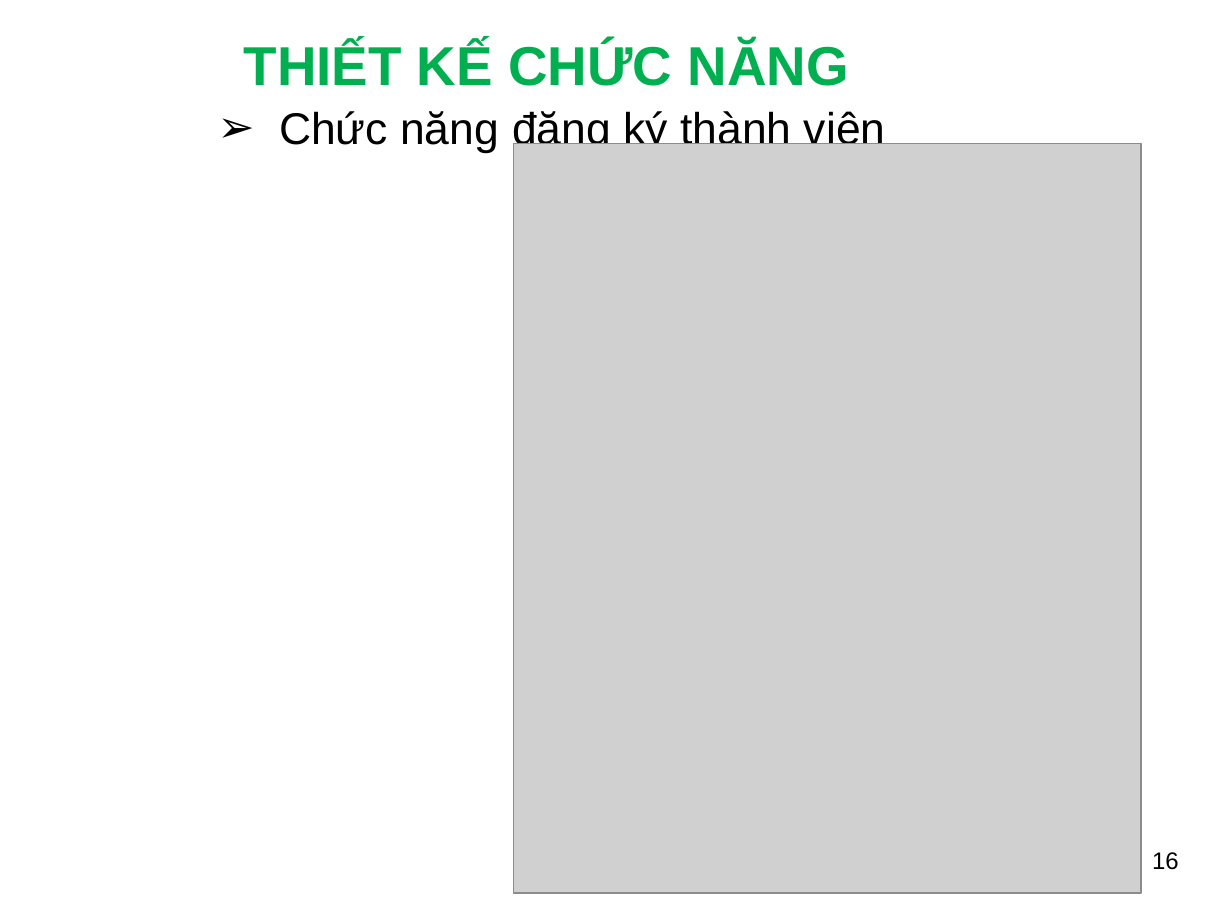
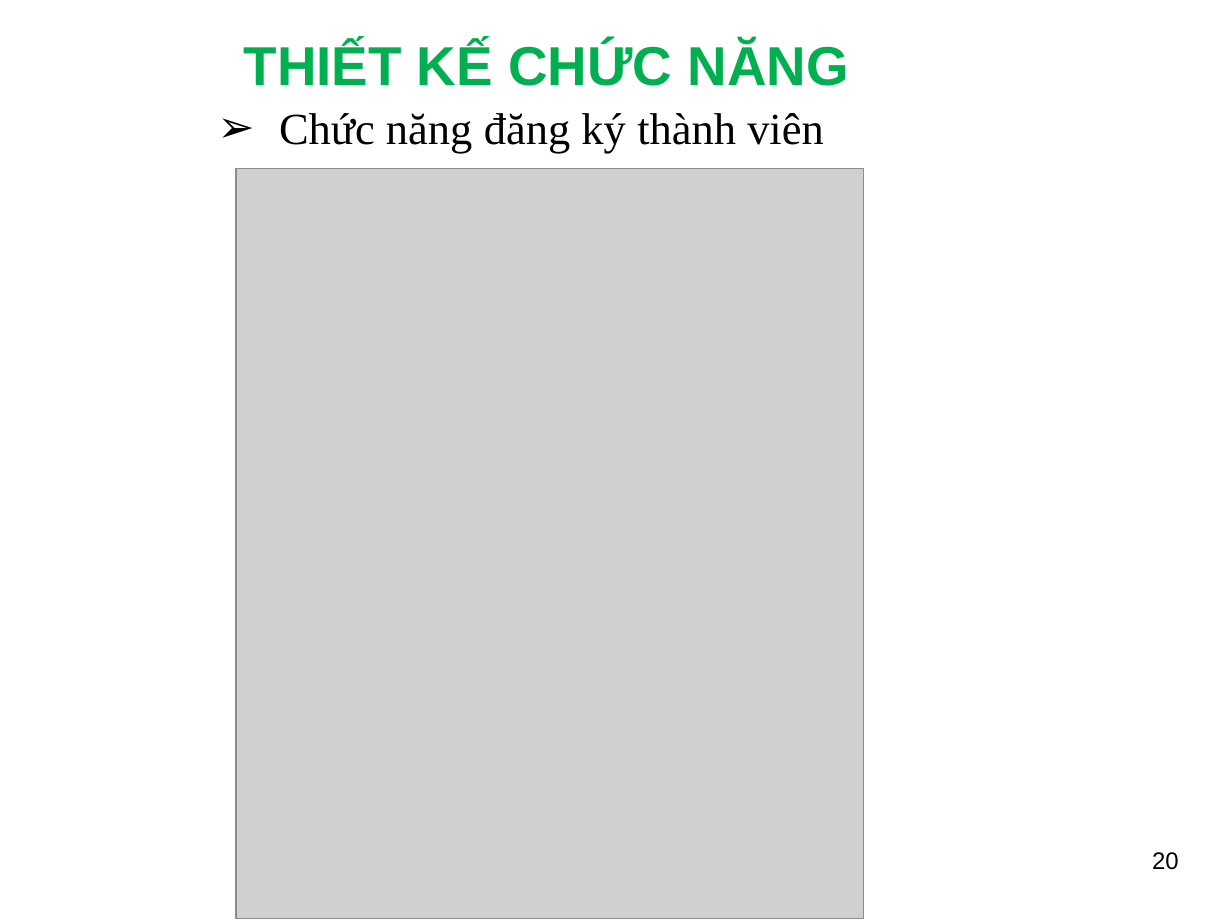
Before and after one commit to dangtuanhuy/MyBagBag, a slide deck: slide 20 of Doc/SlideBC_DT_Huy.ppt (slide 16 before the commit). Drawn at 1232x924 pixels with LibreOffice and Linux fonts; fonts in the diff are those of the drawing; grey boxes stand for pictures; background and template pictures are left out. Boxes give left, top, right and bottom in pixels: in the first picture for what was removed or moved away, otherwise in the second. Text is boxed around its words. In the diff, an @@ line names an element or a change of style, - is before the commit and + after.

```diff
--- a/Doc/SlideBC_DT_Huy.ppt
+++ b/Doc/SlideBC_DT_Huy.ppt
@@ text "Chức năng đăng ký thành ..." at (x1=279, y1=113, x2=824, y2=153): font Arial to Times New Roman @@
@@ picture moved from (x1=514, y1=144, x2=1142, y2=893) to (x1=237, y1=169, x2=865, y2=918) @@
@@ page number at (x1=1152, y1=852, x2=1179, y2=870): text changed @@
-16
+20
```
Also in this commit, not shown: 24 other slides changed, 4 slides added, 11 other files.
